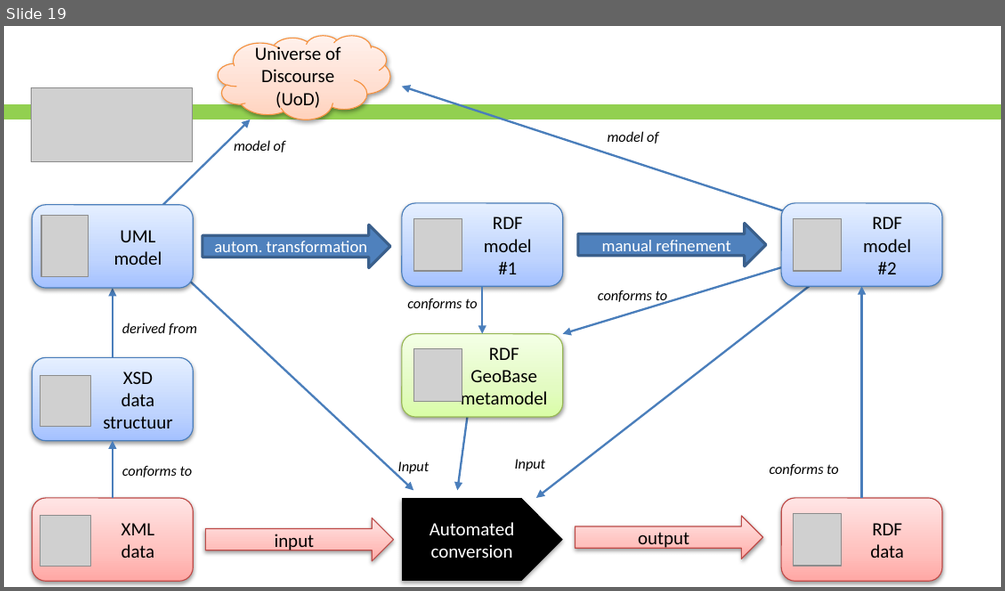
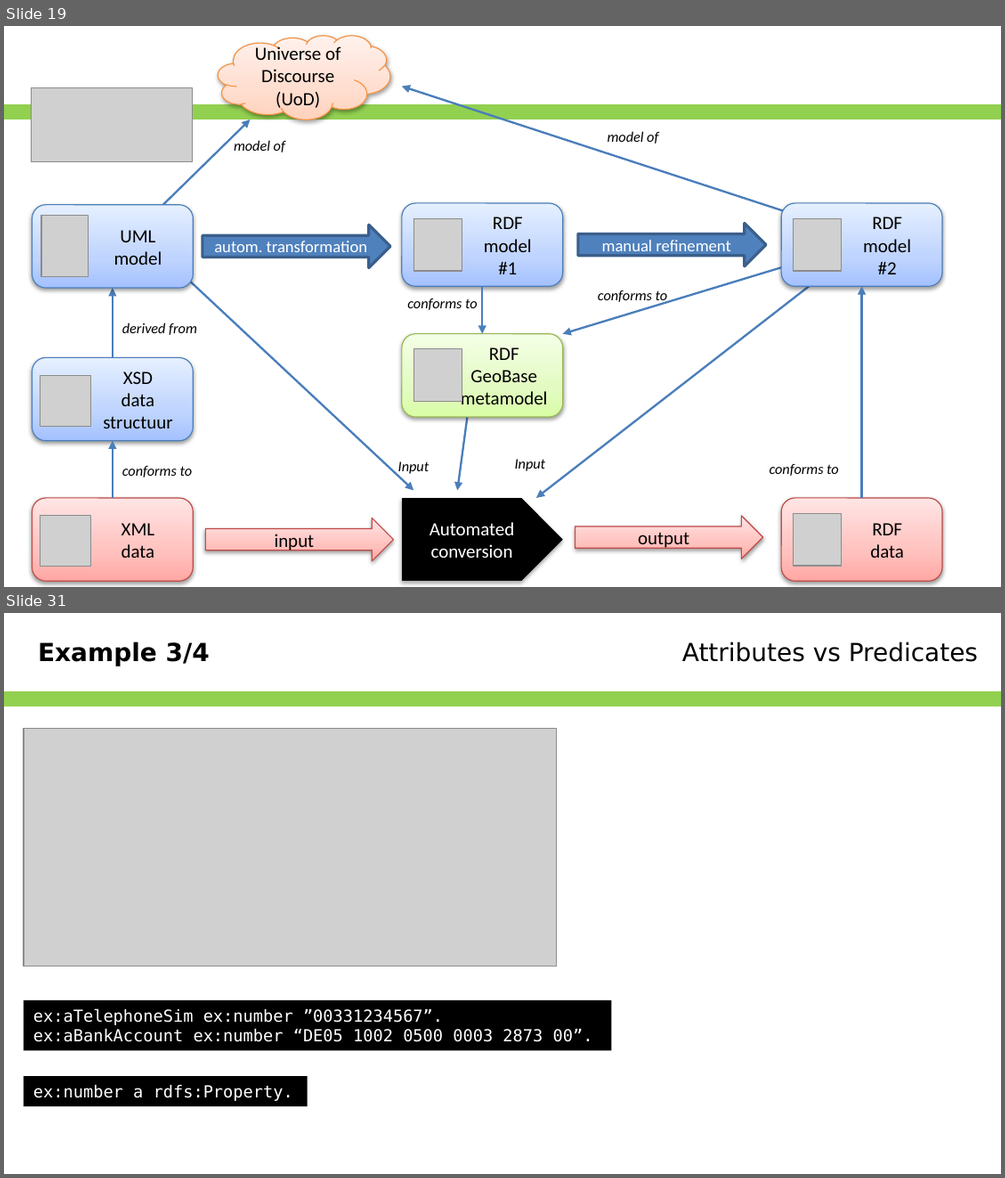
Before and after one commit to Geonovum/NEN3610-Linkeddata, a slide deck: Presentations/NEN3610-LD and ISO19103.pptx. Shown one above the other, each under a label of ours: slide 19 before the commit, slides 19 and 31 after it; the slides between them are not shown. The pictures are 1005x591 and 1005x1178 pixels, drawn with LibreOffice and Linux fonts; fonts in the diff are those of the drawing; grey boxes stand for pictures; background and template pictures are left out. Boxes give left, top, right and bottom in pixels: in the first picture for what was removed or moved away, otherwise in the second. Text is boxed around its words. In the diff, an @@ line names an element or a change of style, - is before the commit and + after.

```diff
--- a/Presentations/NEN3610-LD and ISO19103.pptx
+++ b/Presentations/NEN3610-LD and ISO19103.pptx
@@ slide 31 added at box(4, 613, 1001, 1174), background #FFFFFF; not listed: 1 template element that a slide beside it also shows @@
@@ text added at box(38, 641, 210, 666), 18 pt, text #000000, bold @@
+Example 3/4
@@ text added at box(682, 641, 978, 662), 18 pt, text #000000 @@
+Attributes vs Predicates
@@ picture added at box(24, 728, 558, 965) @@
@@ rectangle added at box(24, 1000, 612, 1050), fill #000000, 12 pt, text #FFFFFF @@
+ex:aTelephoneSim ex:number ”00331234567”.
+ex:aBankAccount ex:number “DE05 1002 0500 0003 2873 00”.
@@ rectangle added at box(24, 1076, 308, 1105), fill #000000, 12 pt, text #FFFFFF @@
+ex:number a rdfs:Property.
```
Also in this commit, not shown: 5 slides changed, 15 other slides added, 4 slides removed.
